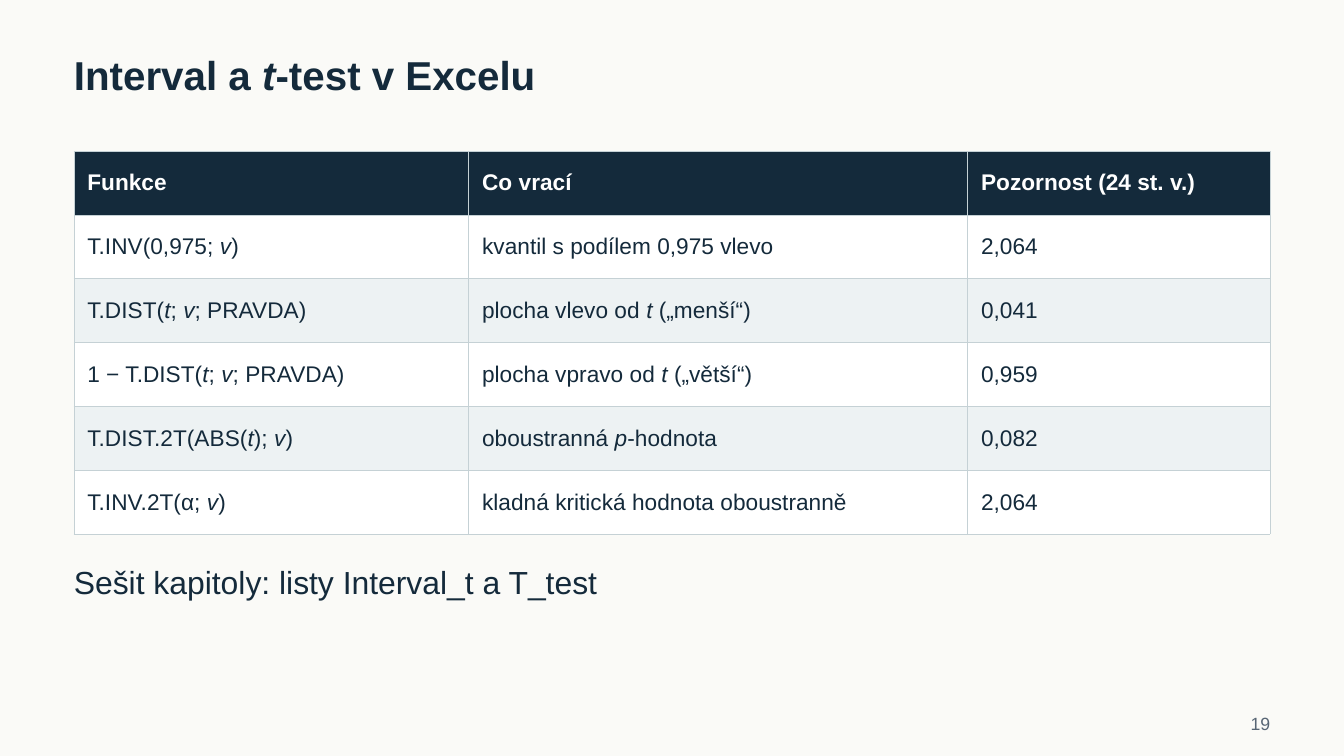
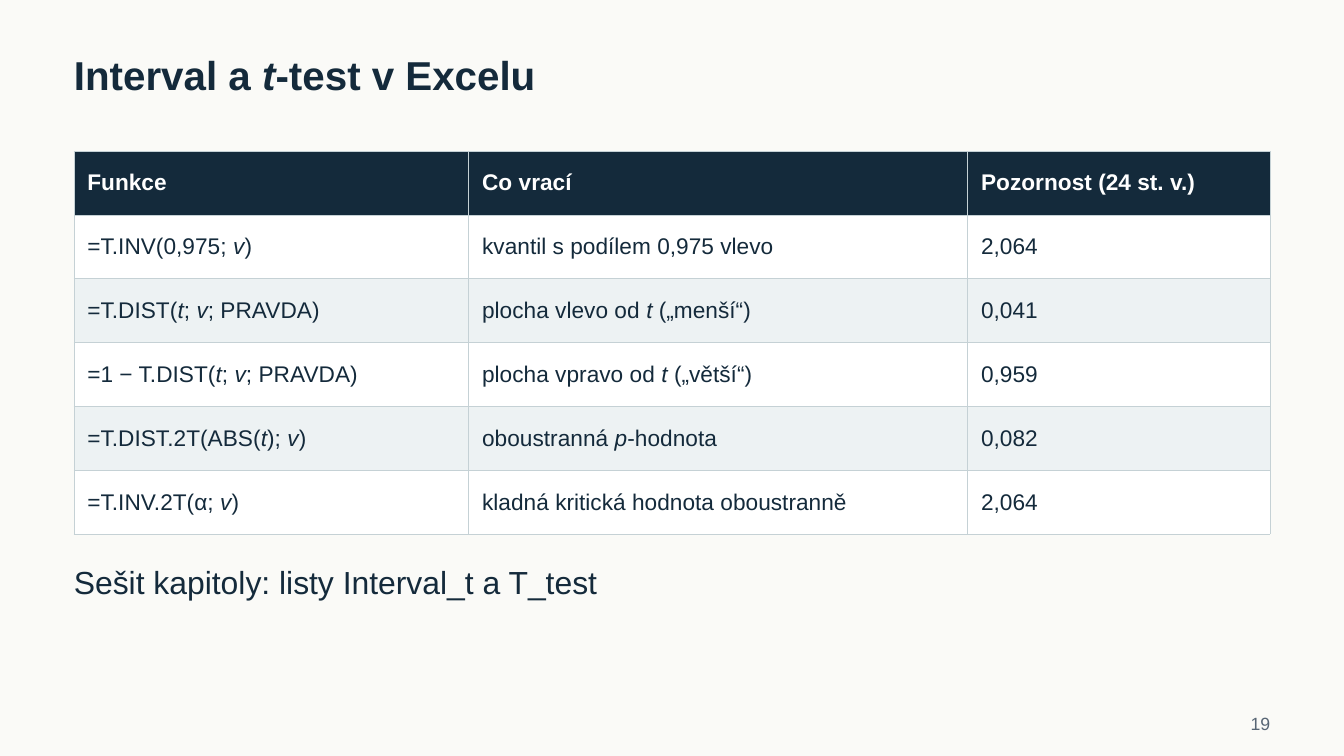
Before and after one commit to reckak/statistics-for-psychology, a slide deck: slide 19 of presentations/kapitola_07_interval_t_test_a_ekvivalence.pptx. Drawn at 1344x756 pixels with LibreOffice and Linux fonts; fonts in the diff are those of the drawing. Boxes give left, top, right and bottom in pixels: in the first picture for what was removed or moved away, otherwise in the second. Text is boxed around its words. In the diff, an @@ line names an element or a change of style, - is before the commit and + after.

```diff
--- a/presentations/kapitola_07_interval_t_test_a_ekvivalence.pptx
+++ b/presentations/kapitola_07_interval_t_test_a_ekvivalence.pptx
@@ table at <box>74,152,1271,535</box> @@
-row 2, column 1: T.INV(0,975; v)
+row 2, column 1: =T.INV(0,975; v)
-row 3, column 1: T.DIST(t; v; PRAVDA)
+row 3, column 1: =T.DIST(t; v; PRAVDA)
-row 4, column 1: 1 − T.DIST(t; v; PRAVDA)
+row 4, column 1: =1 − T.DIST(t; v; PRAVDA)
-row 5, column 1: T.DIST.2T(ABS(t); v)
+row 5, column 1: =T.DIST.2T(ABS(t); v)
-row 6, column 1: T.INV.2T(α; v)
+row 6, column 1: =T.INV.2T(α; v)
```
Also in this commit, not shown: 2 other slides changed, 2 other files.
